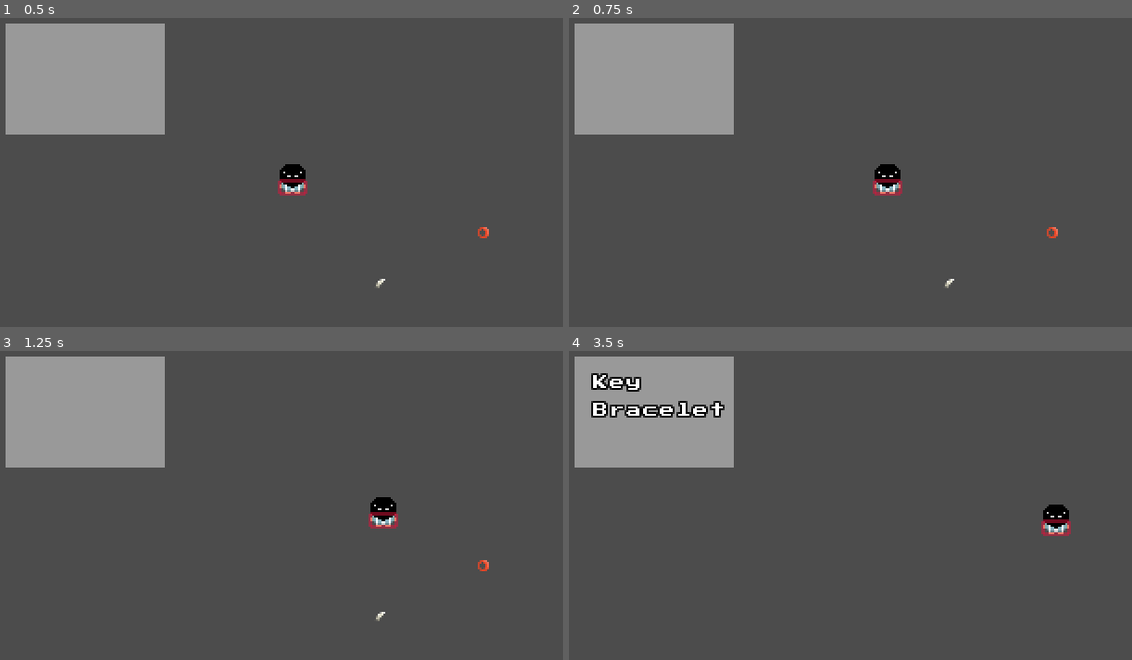
Above: before the commit, frames 1-4 (two rows, left to right).
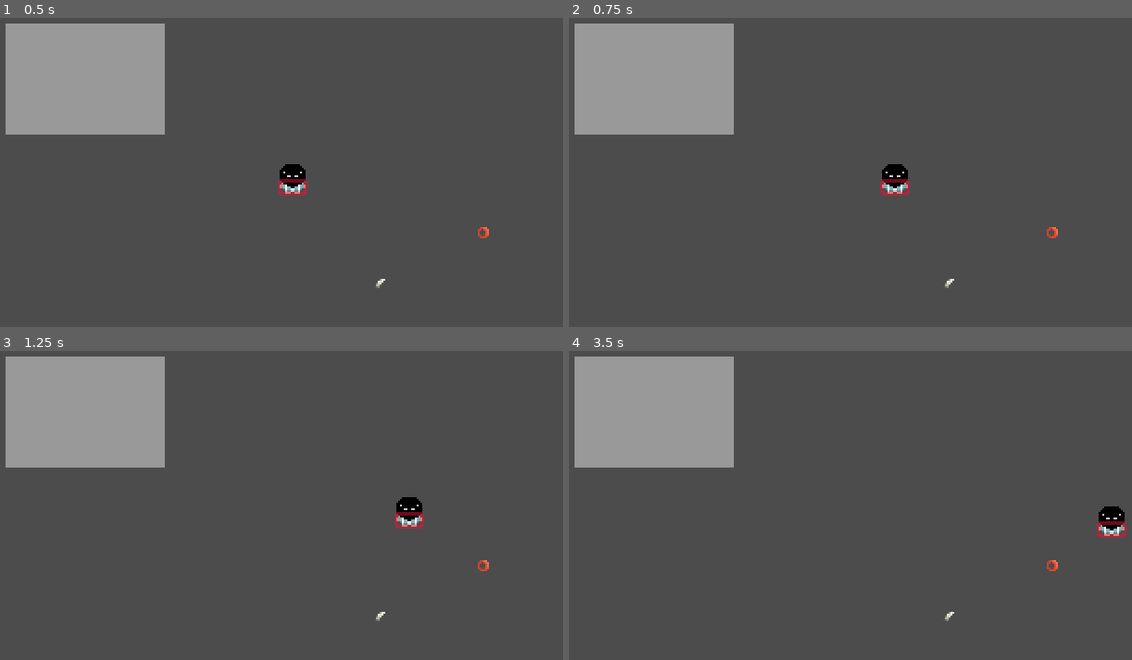
Above: after the commit, the same moments.

Repository: XanGrab/2022brackeyJammin
Game: Godot game, scene res://scenes/test scene/Jess's test.tscn
Same seed, same stepped clock (60 frames per second), same inputs: the game is played once before the commit and once after it. The engine's default icon, where the game draws it, is replaced by a stand-in: a white triangle on a blue panel in a dark square.
Inputs:
- Up to frame 1 (0.5 s): no input
- Up to frame 2 (0.75 s): tap Enter at 0.5 s; hold Right (playermove_right) from 0.53 s (still down); hold Z (interact_select) from 0.53 s (still down)
- Up to frame 3 (1.25 s): keep holding Right (playermove_right); keep holding Z (interact_select)
- Up to frame 4 (3.5 s): release Right (playermove_right) at 1.28 s; release Z (interact_select) at 1.28 s; hold S (playermove_down) 1.28-2.03 s; tap Space (dialogue_advance) at 1.35 s; tap Z (interact_select) at 1.55, 3.05 s; hold Right (playermove_right) 2.03-2.78 s; hold Z (interact_select) 2.03-2.78 s; hold Up (playermove_up) from 2.78 s (still down); tap 2 at 2.85 s

Frame 1 is identical in both runs. In frame 2, 0.4% of the frame differs, in the area x 53-61%, y 47-58%; in frame 3, 0.9%; in frame 4, 2.3%, in the area x 3-100%, y 7-88%.

Commit message:
resolve merge conflict (?)

Diff:
--- a/scripts/player/player_movement.gd
+++ b/scripts/player/player_movement.gd
@@ -1,12 +1,12 @@
 extends KinematicBody2D
 
 # speed at which the player moves. Try changing it for different results!
-const SPEED = 70
+const SPEED = 90
 
 # avoid modifying these
 const RAYCAST_LENGTH = 4
 const RAYCAST_LEEWAY = 1
-const SQUEEZE_SPEED = 30
+const SQUEEZE_SPEED = 40
 
 onready var shapeNode : CollisionShape2D = $"CollisionShape2D"
 onready var interactor : RayCast2D = $"InteractRay"
@@ -27,130 +27,130 @@
 signal on_move(state, direction)
 
 func _ready():
-    pass
+	pass
 
 func set_state(new_state : int):
-    _player_state_machine = new_state
+	_player_state_machine = new_state
 
 func _on_dialogue_open():
-    _player_state_machine = PlayerState.DIALOGUE
-    interactor.enabled = false
+	_player_state_machine = PlayerState.DIALOGUE
+	interactor.enabled = false
 
 func _on_dialogue_close():
-    _player_state_machine = PlayerState.IDLE
-    interactor.enabled = true
+	_player_state_machine = PlayerState.IDLE
+	interactor.enabled = true
 
 # Called every frame. 'delta' is the elapsed time since the previous frame.
 func _physics_process(_delta):
-    match _player_state_machine:
-        PlayerState.IDLE:
-            read_input()
-            move()
-        PlayerState.MOVE:
-            read_input()
-            move()
-        PlayerState.SCENETRANSITION:
-            move()
-    emit_signal("on_move", _player_state_machine, direction)
+	match _player_state_machine:
+		PlayerState.IDLE:
+			read_input()
+			move()
+		PlayerState.MOVE:
+			read_input()
+			move()
+		PlayerState.SCENETRANSITION:
+			move()
+	emit_signal("on_move", _player_state_machine, direction)
 func _input(event):
-    match _player_state_machine:
-        PlayerState.IDLE:
-            if(event.is_action_pressed("interact_select")):
-                interactor.interact()
-        PlayerState.MOVE:
-            if(event.is_action_pressed("interact_select")):
-                interactor.interact()
+	match _player_state_machine:
+		PlayerState.IDLE:
+			if(event.is_action_pressed("interact_select")):
+				interactor.interact()
+		PlayerState.MOVE:
+			if(event.is_action_pressed("interact_select")):
+				interactor.interact()
 
 func read_input() -> void:
-    # read inputs
-    var inputX = float(Input.is_action_pressed("playermove_right"))
-    inputX -= float(Input.is_action_pressed("playermove_left"))
+	# read inputs
+	var inputX = float(Input.is_action_pressed("playermove_right"))
+	inputX -= float(Input.is_action_pressed("playermove_left"))
 
-    var inputY = float(Input.is_action_pressed("playermove_down"))
-    inputY -= float(Input.is_action_pressed("playermove_up"))
+	var inputY = float(Input.is_action_pressed("playermove_down"))
+	inputY -= float(Input.is_action_pressed("playermove_up"))
 
-    # convert to vector2, normalize vector (for diagonals)
-    input = Vector2(inputX, inputY)
+	# convert to vector2, normalize vector (for diagonals)
+	input = Vector2(inputX, inputY)
 
-    # What does normalizing a vector mean?
-        # "normalizing" is to take the "normal" of the vector,
-        # which essentially takes it and scales it down to a
-        # magnitude of 1
+	# What does normalizing a vector mean?
+		# "normalizing" is to take the "normal" of the vector,
+		# which essentially takes it and scales it down to a
+		# magnitude of 1
 
-    # note: zero vector remains unchanged
-    input = input.normalized()
+	# note: zero vector remains unchanged
+	input = input.normalized()
 
 func move() -> void:
-    if _player_state_machine == PlayerState.IDLE || _player_state_machine == PlayerState.MOVE:
-        if input.length_squared() == 0:
-            _player_state_machine = PlayerState.IDLE
-        else:
-            _player_state_machine = PlayerState.MOVE
+	if _player_state_machine == PlayerState.IDLE || _player_state_machine == PlayerState.MOVE:
+		if input.length_squared() == 0:
+			_player_state_machine = PlayerState.IDLE
+		else:
+			_player_state_machine = PlayerState.MOVE
 
-    # move the character automatically factors in delta
-    # warning-ignore:return_value_discarded
-    move_and_slide(SPEED * input)
+	# move the character automatically factors in delta
+	# warning-ignore:return_value_discarded
+	move_and_slide(SPEED * input)
 
-    if(isCardinal(input)):
-        direction = input
+	if(isCardinal(input)):
+		direction = input
 
-        squeezeIntoSpace()
+		squeezeIntoSpace()
 
-    # special case where the player is facing one way
-    # and begins moving diagonally in opposite direction
-    elif(direction.dot(input) < 0):
-        direction *= -1
+	# special case where the player is facing one way
+	# and begins moving diagonally in opposite direction
+	elif(direction.dot(input) < 0):
+		direction *= -1
 
 
 func roundPosition() -> void:
-    position.x = floor(position.x)
-    position.y = floor(position.y)
+	position.x = floor(position.x)
+	position.y = floor(position.y)
 
 func isCardinal(vector : Vector2) -> bool:
-    vector = Vector2(abs(vector.x), abs(vector.y))
+	vector = Vector2(abs(vector.x), abs(vector.y))
 
-    return vector == Vector2(1, 0) || vector == Vector2(0, 1)
+	return vector == Vector2(1, 0) || vector == Vector2(0, 1)
 
 # method is used to slightly move player when they "trip" on level geometry
 func squeezeIntoSpace() -> void:
-    var extents = Vector2(playerShape.extents.x + RAYCAST_LEEWAY,
-        playerShape.extents.y + RAYCAST_LEEWAY)
-    var colliderCenter = position + shapeNode.position
+	var extents = Vector2(playerShape.extents.x + RAYCAST_LEEWAY,
+		playerShape.extents.y + RAYCAST_LEEWAY)
+	var colliderCenter = position + shapeNode.position
 
-    var centerRayOrigin = colliderCenter
+	var centerRayOrigin = colliderCenter
 
-    var rayOriginOffset = Vector2(abs(input.y * extents.x), abs(input.x * extents.y))
+	var rayOriginOffset = Vector2(abs(input.y * extents.x), abs(input.x * extents.y))
 
-    var positiveRayOrigin = centerRayOrigin + rayOriginOffset
-    var negativeRayOrigin = centerRayOrigin - rayOriginOffset
+	var positiveRayOrigin = centerRayOrigin + rayOriginOffset
+	var negativeRayOrigin = centerRayOrigin - rayOriginOffset
 
-    # raycast!
-    var space_state = get_world_2d().direct_space_state # global coordinates
+	# raycast!
+	var space_state = get_world_2d().direct_space_state # global coordinates
 
-    # cast ray from each origin through the edge of the collider
+	# cast ray from each origin through the edge of the collider
 
-    # Vector2(...) gets us to the edge, and the (input * RAYCAST...
-    var ray_direction = Vector2(input.x * extents.x, input.y * extents.y) + (input * RAYCAST_LENGTH)
+	# Vector2(...) gets us to the edge, and the (input * RAYCAST...
+	var ray_direction = Vector2(input.x * extents.x, input.y * extents.y) + (input * RAYCAST_LENGTH)
 
-    var centerCastResult = space_state.intersect_ray(centerRayOrigin,
-        centerRayOrigin + ray_direction, [self]);
-    var positiveCastResult = space_state.intersect_ray(positiveRayOrigin,
-        positiveRayOrigin + ray_direction, [self]);
-    var negativeCastResult = space_state.intersect_ray(negativeRayOrigin,
-        negativeRayOrigin + ray_direction, [self]);
+	var centerCastResult = space_state.intersect_ray(centerRayOrigin,
+		centerRayOrigin + ray_direction, [self]);
+	var positiveCastResult = space_state.intersect_ray(positiveRayOrigin,
+		positiveRayOrigin + ray_direction, [self]);
+	var negativeCastResult = space_state.intersect_ray(negativeRayOrigin,
+		negativeRayOrigin + ray_direction, [self]);
 
-    if(Debug.DEBUG_MODE) :
-        var origins = [centerRayOrigin, positiveRayOrigin, negativeRayOrigin]
-        var hits = [centerCastResult, positiveCastResult, negativeCastResult]
-        emit_signal("debug_rays", origins, hits, ray_direction)
+	if(Debug.DEBUG_MODE) :
+		var origins = [centerRayOrigin, positiveRayOrigin, negativeRayOrigin]
+		var hits = [centerCastResult, positiveCastResult, negativeCastResult]
+		emit_signal("debug_rays", origins, hits, ray_direction)
 
-    # player got caught on something on positve side, move negative
-    if(!centerCastResult && positiveCastResult && !negativeCastResult):
-        # warning-ignore:return_value_discarded
-        move_and_slide(-SQUEEZE_SPEED * Vector2(abs(input.y), abs(input.x)))
+	# player got caught on something on positve side, move negative
+	if(positiveCastResult && !negativeCastResult):
+		# warning-ignore:return_value_discarded
+		move_and_slide(-SQUEEZE_SPEED * Vector2(abs(input.y), abs(input.x)))
 
 
-    # player got caught on something on negative side, move positive
-    if(!centerCastResult && negativeCastResult && !positiveCastResult):
-        # warning-ignore:return_value_discarded
-        move_and_slide(SQUEEZE_SPEED * Vector2(abs(input.y), abs(input.x)))
+	# player got caught on something on negative side, move positive
+	if(negativeCastResult && !positiveCastResult):
+		# warning-ignore:return_value_discarded
+		move_and_slide(SQUEEZE_SPEED * Vector2(abs(input.y), abs(input.x)))
